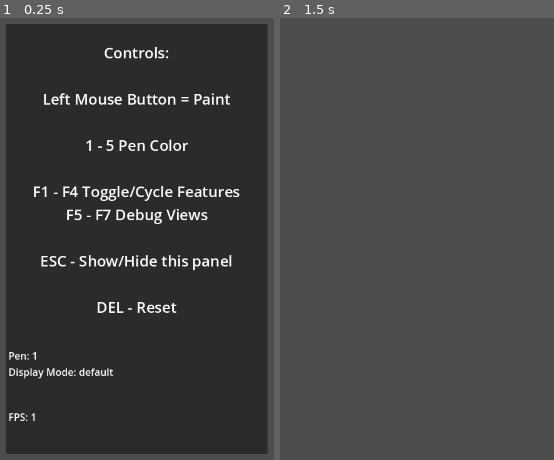
Above: before the commit, frames 1-2 (left to right).
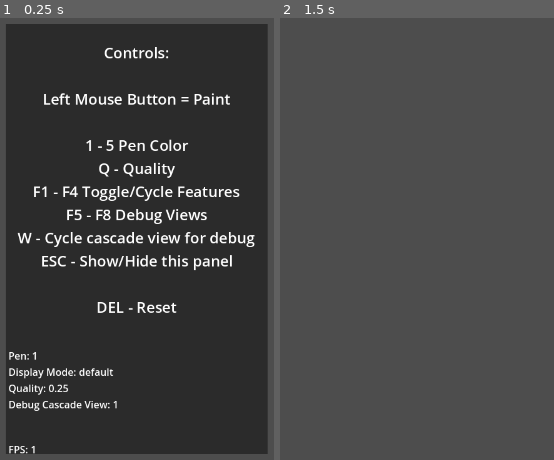
Above: after the commit, the same moments.

Repository: Sohojoe/radiance-cascades-godot
Game: Godot game, scene res://scenes/jason-today-gi-pt1.tscn
The game is run twice, just before and just after one commit, with the same random seed, the same clock (stepped at 60 frames per second) and the same inputs.
Inputs (mouse positions are in pixels of both pictures, inside the frame that each line leads up to):
- Up to frame 1 (0.25 s): no input
- Up to frame 2 (1.5 s): tap Enter at 0.5 s; move the mouse to (332, 216) at 0.52 s; hold 1 0.53-1.28 s; tap Q (cycle_quality, bound only after the commit) at 0.6 s; click (332, 216) at 0.67 s; tap Space at 1.25 s; move the mouse to (outside the picture) at 1.27 s; tap 1 at 1.35 s; click (outside the picture) at 1.42 s

The runs differ from the first frame. In frame 1, 2.7% of the frame differs, in the area x 3-94%, y 32-99%; in frame 2, nothing differs.
Error before the commit: Cannot call method 'storage_buffer_create' on a null value. (res://scripts/try_mix.gd:195)
Error after the commit: Cannot call method 'texture_create' on a null value. (res://scripts/try_mix.gd:231)

Commit message:
add quality and improve debug info

Diff:
--- a/try-mix-jason-and-shadertoy/project.godot
+++ b/try-mix-jason-and-shadertoy/project.godot
@@ -44,3 +44,13 @@
 "events": [Object(InputEventKey,"resource_local_to_scene":false,"resource_name":"","device":-1,"window_id":0,"alt_press …(195 unchanged characters)…
 ]
 }
+cycle_quality={
+"deadzone": 0.5,
+"events": [Object(InputEventKey,"resource_local_to_scene":false,"resource_name":"","device":-1,"window_id":0,"alt_pressed":false,"shift_pressed":false,"ctrl_pressed":false,"meta_pressed":false,"pressed":false,"keycode":0,"physical_keycode":81,"key_label":0,"unicode":113,"location":0,"echo":false,"script":null)
+]
+}
+cycle_debug_cascade_view={
+"deadzone": 0.5,
+"events": [Object(InputEventKey,"resource_local_to_scene":false,"resource_name":"","device":-1,"window_id":0,"alt_pressed":false,"shift_pressed":false,"ctrl_pressed":false,"meta_pressed":false,"pressed":false,"keycode":0,"physical_keycode":87,"key_label":0,"unicode":119,"location":0,"echo":false,"script":null)
+]
+}
--- a/try-mix-jason-and-shadertoy/scenes/jason-today-gi-pt1.tscn
+++ b/try-mix-jason-and-shadertoy/scenes/jason-today-gi-pt1.tscn
@@ -9,3 +9,4 @@
 offset_top = 0.0
 offset_right = 1280.0
 offset_bottom = 736.0
+quality = 0
--- a/try-mix-jason-and-shadertoy/scenes/try-mix-jason-and-shadertoy.tscn
+++ b/try-mix-jason-and-shadertoy/scenes/try-mix-jason-and-shadertoy.tscn
@@ -23,10 +23,10 @@
 Left Mouse Button = Paint
 
 1 - 5 Pen Color
-
+Q - Quality
 F1 - F4 Toggle/Cycle Features
-F5 - F7 Debug Views
-
+F5 - F8 Debug Views
+W - Cycle cascade view for debug
 ESC - Show/Hide this panel
 
 DEL - Reset"
--- a/try-mix-jason-and-shadertoy/scripts/try_mix.gd
+++ b/try-mix-jason-and-shadertoy/scripts/try_mix.gd
@@ -1,4 +1,11 @@
 extends TextureRect
+
+# Define quality enum
+enum QualityEnum { _0_25, _0_5, _1, _2, _4 }
+const QualityValue = [0.25, 0.5, 1, 2, 4 ]
+@export var quality: QualityEnum = 1
+var last_quality = -1
+var debug_cascade_view = 1
 
 @export_range(0,1) var distance_scale_hack:float = .6
 
@@ -87,7 +94,6 @@
 
 
 @export var texture_rect: TextureRect
-@export var num_cascades:int = 6
 @export_range(0, 5, .1) var merge_fix: int = 1
 
 func _ready():
@@ -99,53 +105,85 @@
 func _process(delta):
 	if not is_visible_in_tree():
 		return
-	if Input.is_key_pressed(KEY_1):
-		set_pen(0)
-	elif Input.is_key_pressed(KEY_2):
-		set_pen(1)
-	elif Input.is_key_pressed(KEY_3):
-		set_pen(2)
-	elif Input.is_key_pressed(KEY_4):
-		set_pen(3)
-	elif Input.is_key_pressed(KEY_5):
-		set_pen(4)
+	check_cascade_changed()
+
 	simulate(delta)
 	#profile_simulate(delta) # use with profiler in debugger
 	time += delta
 	frame += 1
-
-
-# @export_range(0, 6.2) var sun_angle:float = 4.2
-# @export var show_noise: bool = true
-# @export var show_grain: bool = true
-# @export var enable_sun: bool = true
-
-	if Input.is_action_just_pressed("toggle_1"):
-		show_noise = !show_noise
-	if Input.is_action_just_pressed("toggle_2"):
-		show_grain = !show_grain
-	if Input.is_action_just_pressed("toggle_3"):
-		enable_sun = !enable_sun
-	if Input.is_action_just_pressed("toggle_4"):
-		sun_angle += 6.2 / 7.333
-		if sun_angle > 6.2:
-			sun_angle -= 6.2
-
-
-	if Input.is_key_pressed(KEY_F5):
-		display_mode="draw"
-	elif Input.is_key_pressed(KEY_F6):
-		display_mode="jfa"
-	elif Input.is_key_pressed(KEY_F7):
-		display_mode="distance"
-	elif Input.is_key_pressed(KEY_F8):
-		display_mode="cascade_prev"
-	else:
-		display_mode="default"
-
-	var debug_str = " Pen: " + str(cur_pen_index + 1)
-	debug_str +=  "\n Display Mode: " + display_mode
-	simple_ui.set_debug_output_text(debug_str)
+	handle_debug_keys()
+	handle_debug_text()
+
+
+func setup():
+	var image = Image.create(int(size.x), int(size.y), false, Image.FORMAT_RGBAF)
+	var image_texture = ImageTexture.create_from_image(image)
+	texture = image_texture
+	rd = RenderingServer.create_local_rendering_device()
+
+	set_cascade()
+
+	var consts_buffer_bytes := PackedInt32Array([0]).to_byte_array()
+	# consts_buffer_bytes.append_array(PackedFloat32Array([h, h2]).to_byte_array())
+	consts_buffer_bytes.resize(ceil(consts_buffer_bytes.size() / 16.0) * 16)
+	consts_buffer = rd.storage_buffer_create(consts_buffer_bytes.size(), consts_buffer_bytes)
+
+	# create the output texture
+	var fmt3 = RDTextureFormat.new()
+	fmt3.width = size.x
+	fmt3.height = size.y
+	fmt3.format = RenderingDevice.DATA_FORMAT_R32G32B32A32_SFLOAT
+	fmt3.usage_bits = RenderingDevice.TEXTURE_USAGE_STORAGE_BIT | RenderingDevice.TEXTURE_USAGE_CAN_COPY_TO_BIT | RenderingDevice.TEXTURE_USAGE_CAN_COPY_FROM_BIT
+	var view3 = RDTextureView.new()
+	input_texture = rd.texture_create(fmt3, view3)
+	output_texture = rd.texture_create(fmt3, view3)
+	jfa_texture = rd.texture_create(fmt3, view3)
+	jfa_texture_prev = rd.texture_create(fmt3, view3)
+	distance_texture = rd.texture_create(fmt3, view3)
+
+	input_tex_in_uniform = RDUniform.new()
+	input_tex_in_uniform.uniform_type = RenderingDevice.UNIFORM_TYPE_IMAGE
+	input_tex_in_uniform.binding = 2
+	input_tex_in_uniform.add_id(input_texture)
+	input_tex_out_uniform = RDUniform.new()
+	input_tex_out_uniform.uniform_type = RenderingDevice.UNIFORM_TYPE_IMAGE
+	input_tex_out_uniform.binding = 1
+	input_tex_out_uniform.add_id(input_texture)
+
+	output_tex_in_uniform = RDUniform.new()
+	output_tex_in_uniform.uniform_type = RenderingDevice.UNIFORM_TYPE_IMAGE
+	output_tex_in_uniform.binding = 2
+	output_tex_in_uniform.add_id(output_texture)
+	output_tex_out_uniform = RDUniform.new()
+	output_tex_out_uniform.uniform_type = RenderingDevice.UNIFORM_TYPE_IMAGE
+	output_tex_out_uniform.binding = 1
+	output_tex_out_uniform.add_id(output_texture)
+
+	distance_tex_out_uniform = RDUniform.new()
+	distance_tex_out_uniform.uniform_type = RenderingDevice.UNIFORM_TYPE_IMAGE
+	distance_tex_out_uniform.binding = 1
+	distance_tex_out_uniform.add_id(distance_texture)
+	distance_tex_in_b3_uniform = RDUniform.new()
+	distance_tex_in_b3_uniform.uniform_type = RenderingDevice.UNIFORM_TYPE_IMAGE
+	distance_tex_in_b3_uniform.binding = 3
+	distance_tex_in_b3_uniform.add_id(distance_texture)
+
+	jfa_prev_tex_input_uniform = RDUniform.new()
+	jfa_prev_tex_input_uniform.uniform_type = RenderingDevice.UNIFORM_TYPE_IMAGE
+	jfa_prev_tex_input_uniform.binding = 2
+	jfa_prev_tex_input_uniform.add_id(jfa_texture_prev)
+	jfa_tex_out_uniform = RDUniform.new()
+	jfa_tex_out_uniform.uniform_type = RenderingDevice.UNIFORM_TYPE_IMAGE
+	jfa_tex_out_uniform.binding = 1
+	jfa_tex_out_uniform.add_id(jfa_texture)
+
+	for key in shader_file_names.keys():
+		var file_name = shader_file_names[key]
+		var shader_file = load(file_name)
+		var shader_spirv: RDShaderSPIRV = shader_file.get_spirv()
+		var shader = rd.shader_create_from_spirv(shader_spirv)
+		shaders[key] = shader
+		pipelines[key] = rd.compute_pipeline_create(shader)
 
 # GameMaker helper functions
 func logn(base: float, value: float) -> float:
@@ -158,8 +196,10 @@
 	return ceil(number / n) * n
 # notes:
 # * sets a limit on the render texture size, for 6 cascades it must be multiple of 32
-func set_up_vars():
-	render_linear = .5 # note is 0.5 in the original shader
+func set_cascade():
+	render_linear = QualityValue[quality] # note is 0.5 in the original shader
+	last_quality = quality
+
 	# render_interval = point_distance(0.0, 0.0, render_linear, render_linear) * 0.5;
 	render_interval = Vector2(0, 0).distance_to(Vector2(render_linear, render_linear)) * 0.5;
 	# render_width = 1250;
@@ -181,68 +221,6 @@
 	cascade_size.x = floor(size.x / radiance_linear);
 	cascade_size.y = floor(size.y / radiance_linear);
 
-func setup():
-	set_up_vars()
-	var image = Image.create(int(size.x), int(size.y), false, Image.FORMAT_RGBAF)
-	var image_texture = ImageTexture.create_from_image(image)
-	texture = image_texture
-
-	rd = RenderingServer.create_local_rendering_device()
-
-	var consts_buffer_bytes := PackedInt32Array([0]).to_byte_array()
-	# consts_buffer_bytes.append_array(PackedFloat32Array([h, h2]).to_byte_array())
-	consts_buffer_bytes.resize(ceil(consts_buffer_bytes.size() / 16.0) * 16)
-	consts_buffer = rd.storage_buffer_create(consts_buffer_bytes.size(), consts_buffer_bytes)
-
-	# create the output texture
-	var fmt3 = RDTextureFormat.new()
-	fmt3.width = size.x
-	fmt3.height = size.y
-	fmt3.format = RenderingDevice.DATA_FORMAT_R32G32B32A32_SFLOAT
-	fmt3.usage_bits = RenderingDevice.TEXTURE_USAGE_STORAGE_BIT | RenderingDevice.TEXTURE_USAGE_CAN_COPY_TO_BIT | RenderingDevice.TEXTURE_USAGE_CAN_COPY_FROM_BIT
-	var view3 = RDTextureView.new()
-	input_texture = rd.texture_create(fmt3, view3)
-	output_texture = rd.texture_create(fmt3, view3)
-	jfa_texture = rd.texture_create(fmt3, view3)
-	jfa_texture_prev = rd.texture_create(fmt3, view3)
-	distance_texture = rd.texture_create(fmt3, view3)
-
-	input_tex_in_uniform = RDUniform.new()
-	input_tex_in_uniform.uniform_type = RenderingDevice.UNIFORM_TYPE_IMAGE
-	input_tex_in_uniform.binding = 2
-	input_tex_in_uniform.add_id(input_texture)
-	input_tex_out_uniform = RDUniform.new()
-	input_tex_out_uniform.uniform_type = RenderingDevice.UNIFORM_TYPE_IMAGE
-	input_tex_out_uniform.binding = 1
-	input_tex_out_uniform.add_id(input_texture)
-
-	output_tex_in_uniform = RDUniform.new()
-	output_tex_in_uniform.uniform_type = RenderingDevice.UNIFORM_TYPE_IMAGE
-	output_tex_in_uniform.binding = 2
-	output_tex_in_uniform.add_id(output_texture)
-	output_tex_out_uniform = RDUniform.new()
-	output_tex_out_uniform.uniform_type = RenderingDevice.UNIFORM_TYPE_IMAGE
-	output_tex_out_uniform.binding = 1
-	output_tex_out_uniform.add_id(output_texture)
-
-	distance_tex_out_uniform = RDUniform.new()
-	distance_tex_out_uniform.uniform_type = RenderingDevice.UNIFORM_TYPE_IMAGE
-	distance_tex_out_uniform.binding = 1
-	distance_tex_out_uniform.add_id(distance_texture)
-	distance_tex_in_b3_uniform = RDUniform.new()
-	distance_tex_in_b3_uniform.uniform_type = RenderingDevice.UNIFORM_TYPE_IMAGE
-	distance_tex_in_b3_uniform.binding = 3
-	distance_tex_in_b3_uniform.add_id(distance_texture)
-
-	jfa_prev_tex_input_uniform = RDUniform.new()
-	jfa_prev_tex_input_uniform.uniform_type = RenderingDevice.UNIFORM_TYPE_IMAGE
-	jfa_prev_tex_input_uniform.binding = 2
-	jfa_prev_tex_input_uniform.add_id(jfa_texture_prev)
-	jfa_tex_out_uniform = RDUniform.new()
-	jfa_tex_out_uniform.uniform_type = RenderingDevice.UNIFORM_TYPE_IMAGE
-	jfa_tex_out_uniform.binding = 1
-	jfa_tex_out_uniform.add_id(jfa_texture)
-
 	# create the cascades texture array
 	var fmt2 = RDTextureFormat.new()
 	fmt2.width = cascade_size.x
@@ -262,13 +240,9 @@
 	cascade_prev_tex_uniform.binding = 11
 	cascade_prev_tex_uniform.add_id(cascade_prev_texture)
 
-	for key in shader_file_names.keys():
-		var file_name = shader_file_names[key]
-		var shader_file = load(file_name)
-		var shader_spirv: RDShaderSPIRV = shader_file.get_spirv()
-		var shader = rd.shader_create_from_spirv(shader_spirv)
-		shaders[key] = shader
-		pipelines[key] = rd.compute_pipeline_create(shader)
+func check_cascade_changed():
+	if quality != last_quality:
+		set_cascade()
 
 func simulate(_delta:float):
 	#--- CPU work
@@ -290,8 +264,6 @@
 		texture_to_ouput = distance_texture
 	elif display_mode=="draw":
 		texture_to_ouput = input_texture
-	elif display_mode=="cascade_prev":
-		texture_to_ouput = cascade_prev_texture
 	resample_image(texture_to_ouput)
 
 	# GPU -> CPU
@@ -337,6 +309,63 @@
 	resample_image(cascade_texture)
 	rd.submit()
 	rd.sync()
+
+
+#--- ui functions
+func handle_debug_keys():
+	if Input.is_key_pressed(KEY_1):
+		set_pen(0)
+	elif Input.is_key_pressed(KEY_2):
+		set_pen(1)
+	elif Input.is_key_pressed(KEY_3):
+		set_pen(2)
+	elif Input.is_key_pressed(KEY_4):
+		set_pen(3)
+	elif Input.is_key_pressed(KEY_5):
+		set_pen(4)
+
+	if Input.is_action_just_pressed("toggle_1"):
+		show_noise = !show_noise
+	if Input.is_action_just_pressed("toggle_2"):
+		show_grain = !show_grain
+	if Input.is_action_just_pressed("toggle_3"):
+		enable_sun = !enable_sun
+	if Input.is_action_just_pressed("toggle_4"):
+		sun_angle += 6.2 / 7.333
+		if sun_angle > 6.2:
+			sun_angle -= 6.2
+	if Input.is_action_just_pressed("cycle_quality"):
+		cycle_quality()
+	if Input.is_action_just_pressed("cycle_debug_cascade_view"):
+		cycle_debug_cascade_view()
+
+	if Input.is_key_pressed(KEY_F5):
+		display_mode="draw"
+	elif Input.is_key_pressed(KEY_F6):
+		display_mode="jfa"
+	elif Input.is_key_pressed(KEY_F7):
+		display_mode="distance"
+	elif Input.is_key_pressed(KEY_F8):
+		display_mode="cascade_prev"
+	else:
+		display_mode="default"
+
+func handle_debug_text():
+	var debug_str = " Pen: " + str(cur_pen_index + 1)
+	debug_str +=  "\n Display Mode: " + display_mode
+	debug_str +=  "\n Quality: " + str(render_linear)
+	debug_str +=  "\n Debug Cascade View: " + str(debug_cascade_view)
+	simple_ui.set_debug_output_text(debug_str)
+
+func cycle_quality():
+	quality += 1
+	if quality >= len(QualityEnum):
+		quality = 0
+	notify_property_list_changed()
+func cycle_debug_cascade_view():
+	debug_cascade_view += 1
+	if debug_cascade_view >= num_radiance_cascades:
+		debug_cascade_view = 1
 
 #--- helper functions
 func get_uniform(buffer, binding: int):
@@ -539,6 +568,7 @@
 				radiance_linear,
 				radiance_interval,
 			]).to_byte_array())
+		pc_bytes.resize(ceil(pc_bytes.size() / 16.0) * 16)
 		var uniform_set = rd.uniform_set_create([
 			consts_buffer_uniform, input_tex_in_uniform, distance_tex_in_b3_uniform,
 			cascade_tex_uniform,
@@ -546,11 +576,12 @@
 			],
 			shaders[shader_name],
 			0)
-		# pc_bytes.append_array(PackedVector2iArray([cascade_size]).to_byte_array())
-		# pc_bytes.append_array(PackedInt32Array([iFrame,]).to_byte_array())
-		# pc_bytes.append_array(PackedFloat32Array([iTime,]).to_byte_array())
-		pc_bytes.resize(ceil(pc_bytes.size() / 16.0) * 16)
 		dispatch_cascade(compute_list, shader_name, uniform_set, pc_bytes)
+
+		# debug code to show cascades
+		if display_mode=="cascade_prev" and cascade_index == debug_cascade_view:
+			break
+
 	rd.compute_list_end()
 
 func  resample_image(source_text):
Not shown, added: images/happy-try-more.jpg
